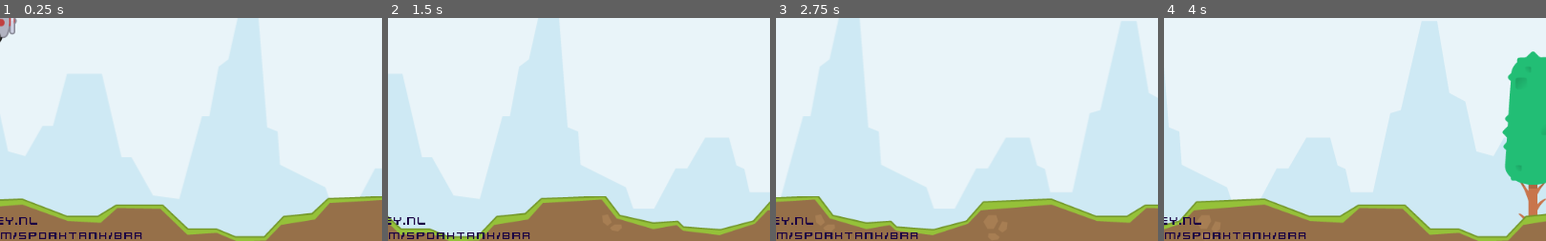
Above: before the commit, frames 1-4 (left to right).
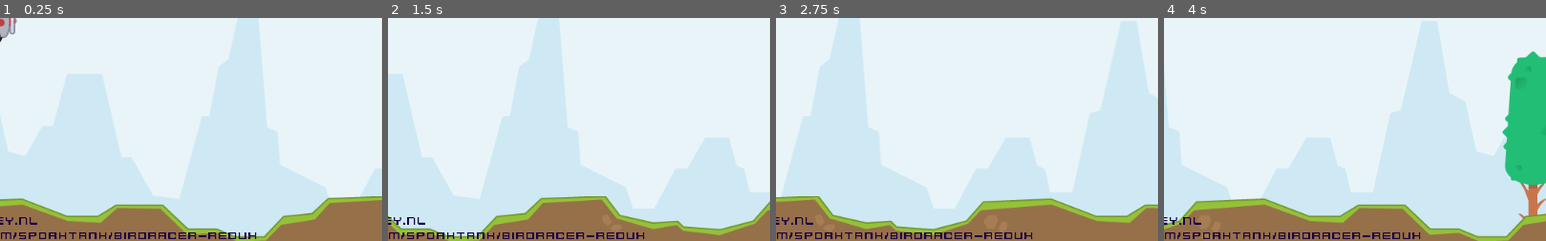
Above: after the commit, the same moments.

Repository: sporktank/birdracer-redux
Game: Godot game, scene res://game.tscn
The game is run twice, just before and just after one commit, with the same random seed, the same clock (stepped at 60 frames per second) and the same inputs.
Inputs:
- Up to frame 1 (0.25 s): no input
- Up to frame 2 (1.5 s): hold Up (up) 0.53-1.28 s; hold Down (down) from 1.28 s (still down)
- Up to frame 3 (2.75 s): release Down (down) at 2.03 s; hold Up (up) from 2.03 s (still down)
- Up to frame 4 (4 s): release Up (up) at 3.53 s; hold Down (down) from 3.53 s (still down)
The pictures show only the part of the screen within x 17-67%, y 50-100%; the shares and areas given below are measured in that part.

The runs differ from the first frame. In frame 1, 0.6% of the frame differs, in the area x 33-68%, y 96-100%; in frame 2, 0.6%; in frame 3, 0.6%; in frame 4, 0.6%.

Commit message:
Fixed credits.

Diff:
--- a/godot/game.tscn
+++ b/godot/game.tscn
@@ -149,7 +149,7 @@
 custom_fonts/font = ExtResource( 16 )
 custom_colors/font_color = Color( 0.105882, 0.00784314, 0.266667, 1 )
 text = "Artwork: kenney.nl
-Code: github.com/sporktank/brr"
+Code: github.com/sporktank/birdracer-redux"
 valign = 2
 
 [node name="LivesGroup" type="Node2D" parent="."]
